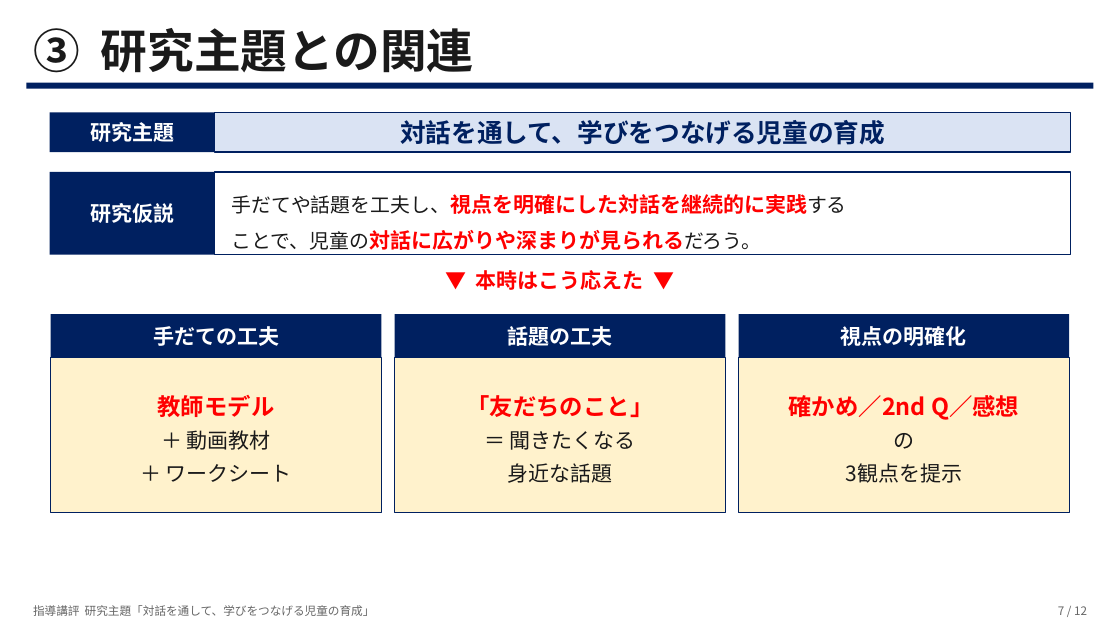
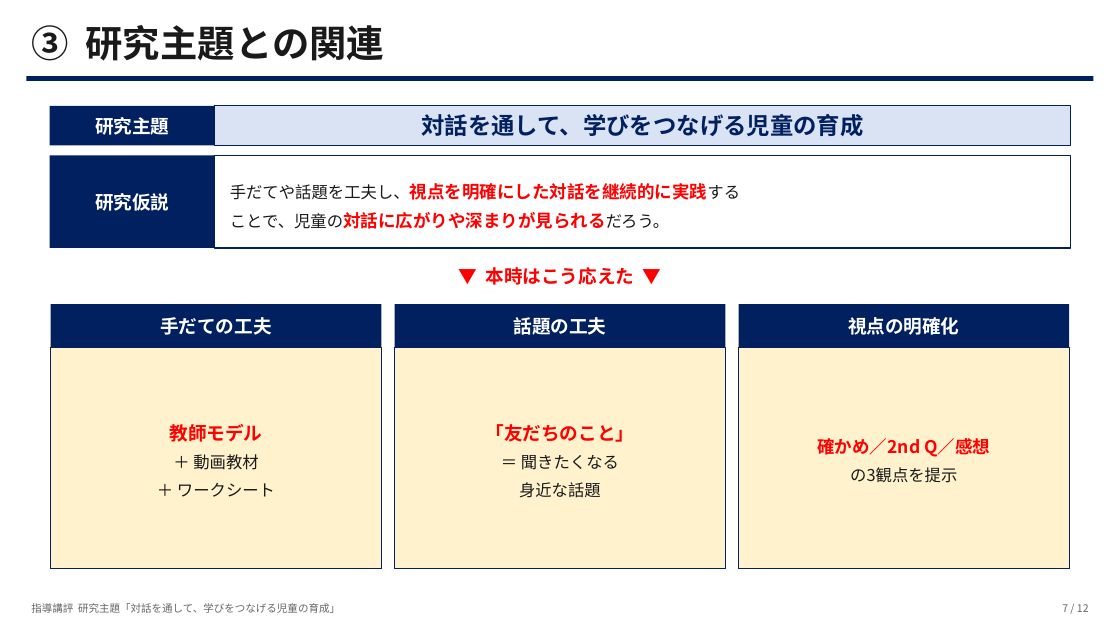
Before and after one commit to contynet730-star/con30, a slide deck: slide 7 of 指導講評_対話を通して学びをつなげる児童.pptx. Drawn at 1120x630 pixels with LibreOffice and Linux fonts; fonts in the diff are those of the drawing. Boxes give left, top, right and bottom in pixels: in the first picture for what was removed or moved away, otherwise in the second. Text is boxed around its words. In the diff, an @@ line names an element or a change of style, - is before the commit and + after.

```diff
--- a/指導講評_対話を通して学びをつなげる児童.pptx
+++ b/指導講評_対話を通して学びをつなげる児童.pptx
@@ text "③ 研究主題との関連" at (x1=31, y1=25, x2=384, y2=61): size 40 to 32 pt @@
@@ 3 rectangles, 1 text moved together from (x1=26, y1=82, x2=1093, y2=152) to (x1=26, y1=76, x2=1093, y2=145) @@
@@ text "対話を通して、学びをつなげる児童の育成" at (x1=421, y1=114, x2=863, y2=136): size 22 to 20 pt @@
@@ size 18 to 16 pt in 5 elements at (x1=95, y1=117, x2=169, y2=135), (x1=160, y1=317, x2=272, y2=335), (x1=513, y1=317, x2=606, y2=335), (x1=848, y1=317, x2=960, y2=335), (x1=95, y1=193, x2=169, y2=211) @@
@@ text "研究仮説" moved from (x1=90, y1=203, x2=174, y2=223) to (x1=95, y1=193, x2=169, y2=211) @@
@@ rectangle resized from (x1=50, y1=172, x2=215, y2=255) to (x1=50, y1=155, x2=215, y2=248) @@
@@ rectangle resized from (x1=215, y1=172, x2=1071, y2=255) to (x1=215, y1=155, x2=1071, y2=248) @@
@@ text "手だてや話題を工夫し、視点を明確にした対話を継続的に実践する" moved from (x1=231, y1=194, x2=847, y2=250) to (x1=230, y1=183, x2=740, y2=229) @@
@@ text "手だてや話題を工夫し、視点を明確にした対話を継続的に実践する" at (x1=230, y1=183, x2=740, y2=229): size 17 to 14 pt, size 18 to 15 pt in "手だてや話題を工夫し、視点を明確にした対話を継続的に実践する", "ことで、児童の対話に広がりや深まりが見られるだろう。"; vertical alignment top to middle @@
@@ text "▼ 本時はこう応えた ▼" at (x1=485, y1=267, x2=634, y2=285): size 18 to 16 pt; vertical alignment top to middle @@
@@ 3 texts, 3 rectangles moved together from (x1=50, y1=314, x2=1070, y2=357) to (x1=50, y1=304, x2=1070, y2=347) @@
@@ rectangle resized from (x1=50, y1=357, x2=381, y2=513) to (x1=50, y1=347, x2=381, y2=569) @@
@@ text "教師モデル" moved from (x1=158, y1=395, x2=292, y2=482) to (x1=170, y1=424, x2=275, y2=497) @@
@@ text "教師モデル" at (x1=170, y1=424, x2=275, y2=497): size 20 to 16 pt in "教師モデル"; size 18 to 14 pt in "＋ 動画教材", "＋ ワークシート"; line spacing 1.3 to 1.4 @@
@@ rectangle resized from (x1=395, y1=357, x2=726, y2=513) to (x1=395, y1=347, x2=726, y2=569) @@
@@ text "「友だちのこと」" moved from (x1=466, y1=395, x2=653, y2=483) to (x1=485, y1=424, x2=634, y2=498) @@
@@ text "「友だちのこと」" at (x1=485, y1=424, x2=634, y2=498): size 20 to 16 pt in "「友だちのこと」"; size 18 to 14 pt in "＝ 聞きたくなる", "身近な話題"; line spacing 1.3 to 1.4 @@
@@ rectangle resized from (x1=739, y1=357, x2=1070, y2=513) to (x1=739, y1=347, x2=1070, y2=569) @@
@@ text "確かめ／2nd Q／感想" moved from (x1=788, y1=395, x2=1019, y2=483) to (x1=817, y1=438, x2=990, y2=483) @@
@@ text at (x1=817, y1=438, x2=990, y2=457): size 20 to 15 pt in "確かめ／2nd Q／感想"; line spacing 1.3 to 1.4 @@
@@ text at (x1=850, y1=467, x2=957, y2=483): text changed; size 18 to 14 pt @@
-の
-3観点を提示
+の3観点を提示
@@ text "指導講評 研究主題「対話を通して、学びをつなげる児童の育成」" at (x1=31, y1=603, x2=340, y2=613): size 10 to 9 pt @@
@@ text "7 / 12" at (x1=1062, y1=604, x2=1089, y2=612): size 10 to 9 pt @@
```
Also in this commit, not shown: 11 other slides changed.
